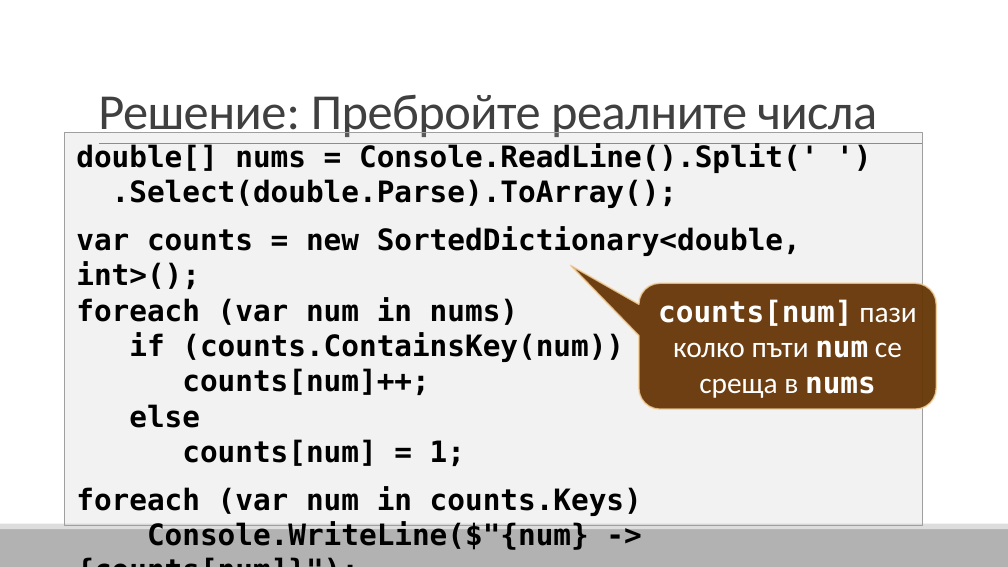
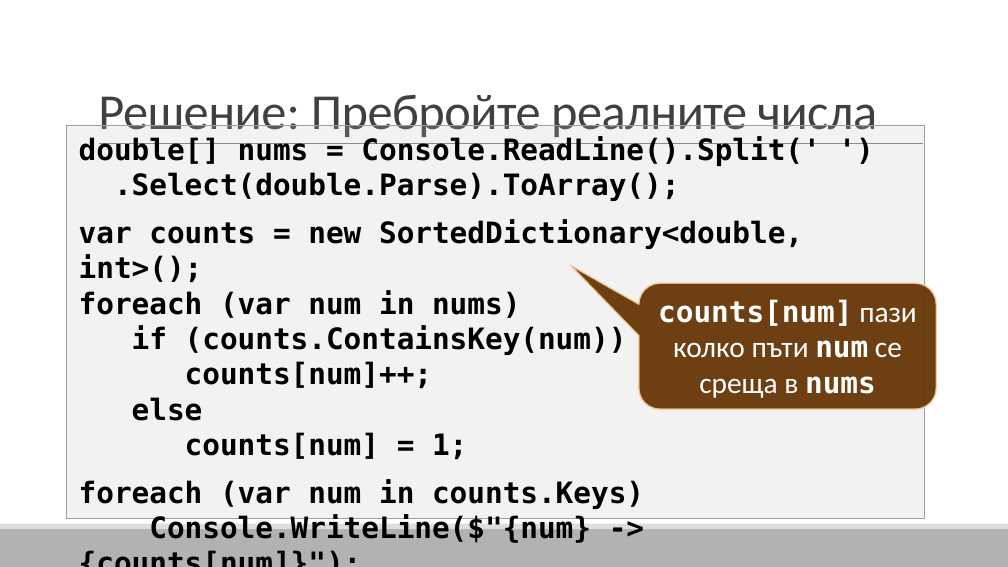
Before and after one commit to it-career2017-18/Config, a slide deck: slide 19 of Речници, Ламбда и LINQ/Речници.pptx. Drawn at 1008x567 pixels with LibreOffice and Linux fonts; fonts in the diff are those of the drawing. Boxes give left, top, right and bottom in pixels: in the first picture for what was removed or moved away, otherwise in the second. Text is boxed around its words. In the diff, an @@ line names an element or a change of style, - is before the commit and + after.

```diff
--- a/Речници, Ламбда и LINQ/Речници.pptx
+++ b/Речници, Ламбда и LINQ/Речници.pptx
@@ rectangle "double[] nums = Console.ReadLine().Split(' ') ..." moved from (x1=64, y1=132, x2=923, y2=526) to (x1=67, y1=125, x2=925, y2=519) @@
```
Also in this commit, not shown: 1 other file.
